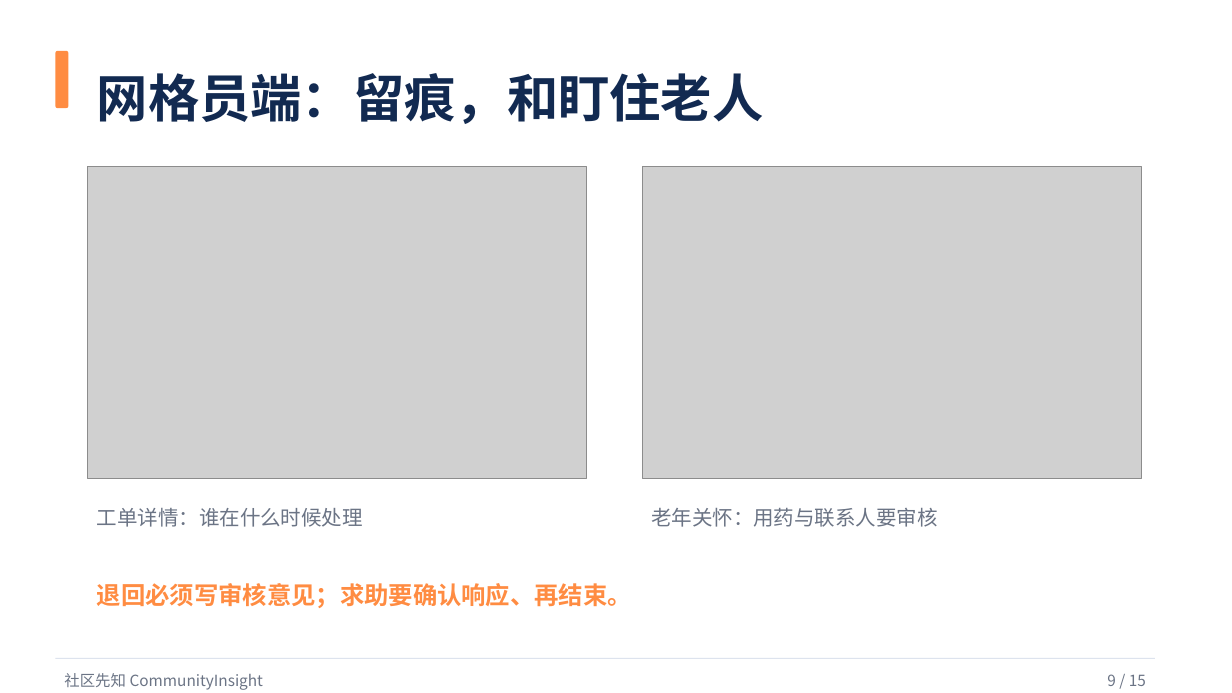
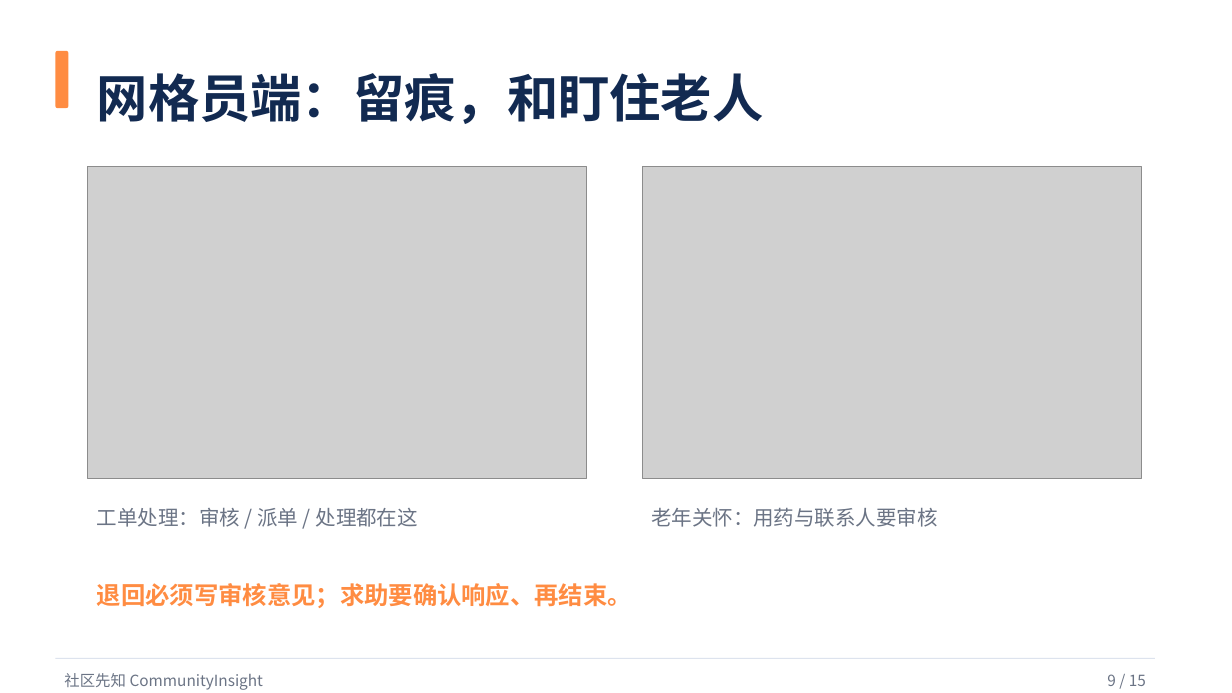
Before and after one commit to woshuofengsu/campus-insight-agent, a slide deck: slide 9 of docs/competition/9月22日路演-社区先知.pptx. Drawn at 1232x693 pixels with LibreOffice and Linux fonts; fonts in the diff are those of the drawing; grey boxes stand for pictures. Boxes give left, top, right and bottom in pixels: in the first picture for what was removed or moved away, otherwise in the second. Text is boxed around its words. In the diff, an @@ line names an element or a change of style, - is before the commit and + after.

```diff
--- a/docs/competition/9月22日路演-社区先知.pptx
+++ b/docs/competition/9月22日路演-社区先知.pptx
@@ text at box(97, 508, 418, 527): text changed @@
-工单详情：谁在什么时候处理
+工单处理：审核 / 派单 / 处理都在这
```
Also in this commit, not shown: 1 other slide changed, 19 other files.
